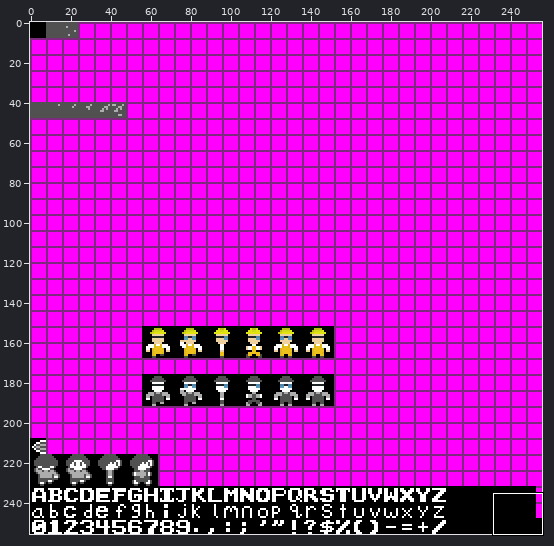
Sprite sheet, stored at target/classes/sprite_sheet.png. The first picture is a wide view before the edit; the outline marks the close-up.
Close-up. The starting point:
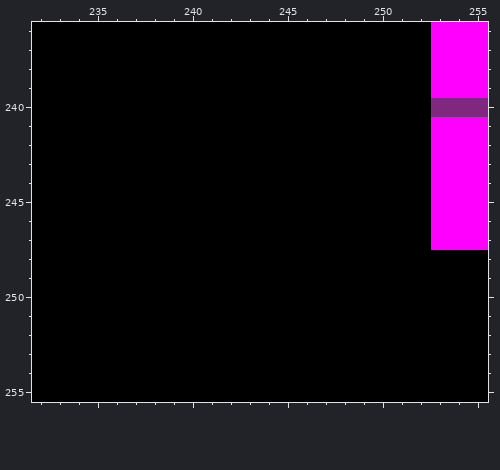
The file is 256x256 pixels. Colours within 5 levels of each other are drawn and written as one. Shown: x 232..255, y 236..255. The commit also changed other parts of the picture, which this record leaves out.
After the commit:
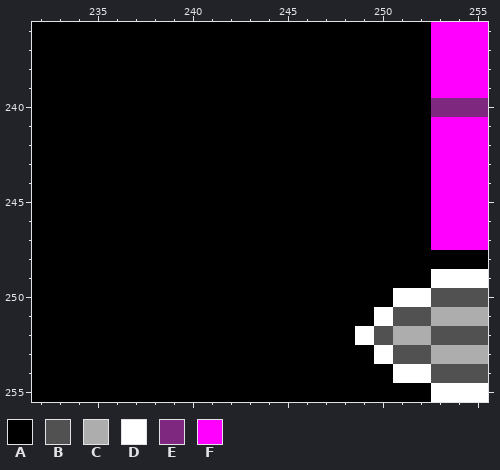
Palette (. is transparent): A #000000  B #515151  C #adadad  D #ffffff  E #7f287f  F #ff00ff
Diff:
The edit turns colour A into colour B in row 250 at x 253 to 255; in row 251 at x 251 to 252; in row 252 at x 250 and 253 to 255; in row 253 at x 251 to 252; in row 254 at x 253 to 255.
The edit turns colour A into colour C in row 251 at x 253 to 255; in row 252 at x 251 to 252; in row 253 at x 253 to 255.
The edit turns colour A into colour D in row 249 at x 253 to 255; in row 250 at x 251 to 252; in row 251 at x 250; in row 252 at x 249; in row 253 at x 250; in row 254 at x 251 to 252.
The edit turns colour A into colour D in row 255 at x 253 to 255.
Changed places in both close-ups, as pixel boxes (x1, y1, x2, y2):
changed: (355, 269, 488, 402)
